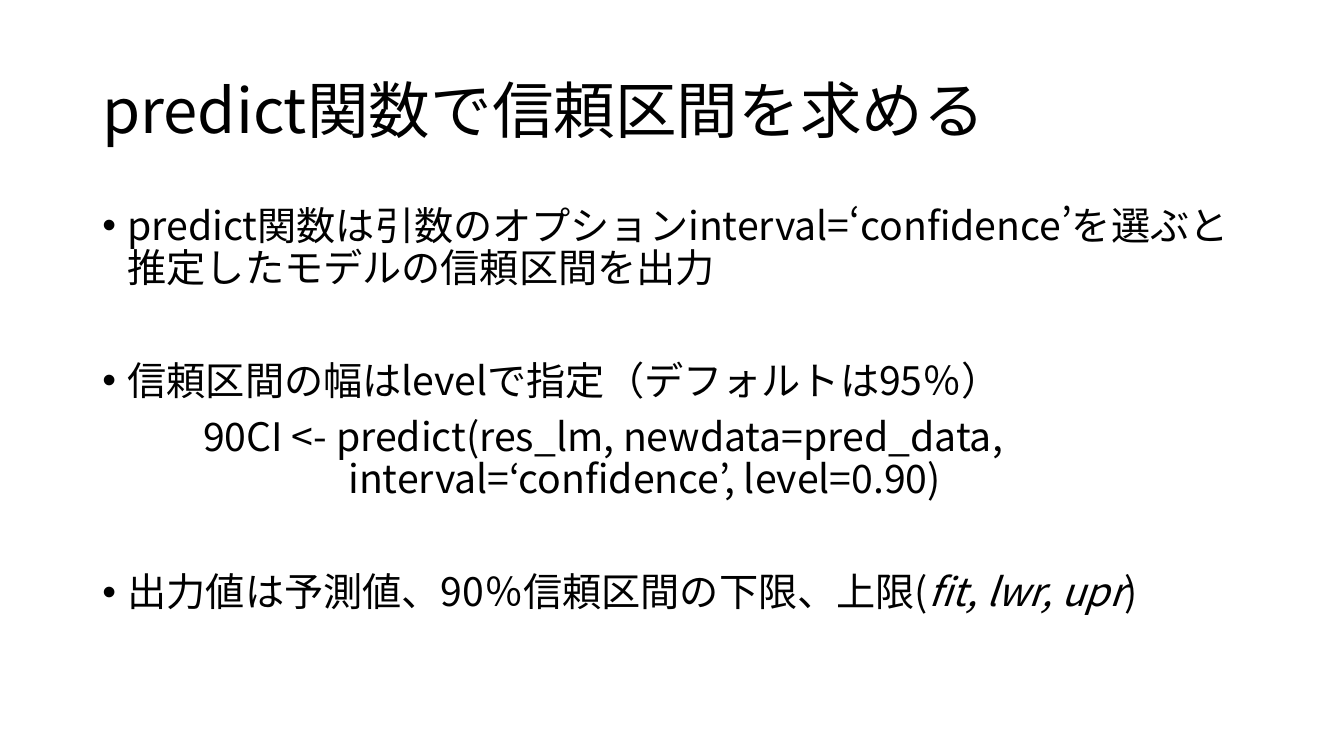
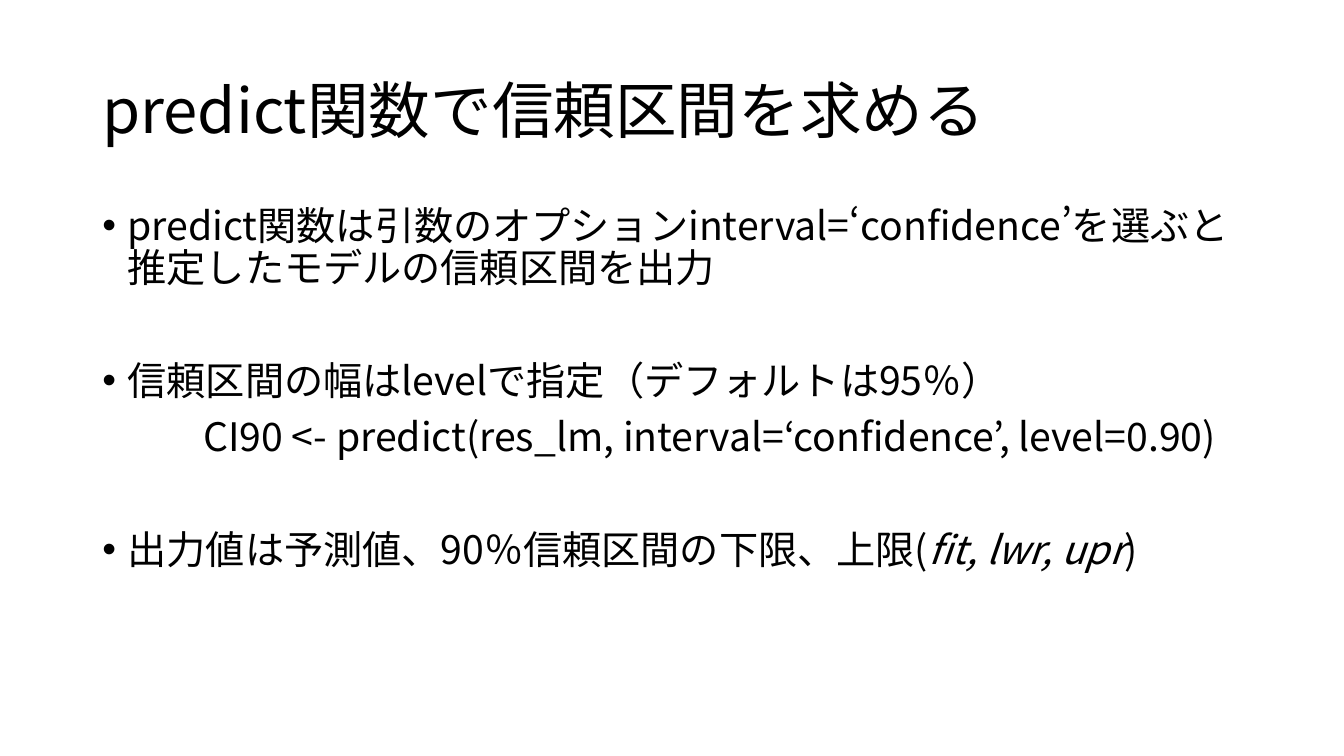
Before and after one commit to KoHMB/Shigen_kensyu_FRA, a slide deck: slide 8 of R/スライド/第23回.pptx. Drawn at 1344x756 pixels with LibreOffice and Linux fonts; fonts in the diff are those of the drawing. Boxes give left, top, right and bottom in pixels: in the first picture for what was removed or moved away, otherwise in the second. Text is boxed around its words. In the diff, an @@ line names an element or a change of style, - is before the commit and + after.

```diff
--- a/R/スライド/第23回.pptx
+++ b/R/スライド/第23回.pptx
@@ text at <box>203,419,1216,460</box>: text changed @@
-90CI <- predict(res_lm, newdata=pred_data, interval=‘confidence’, level=0.90)
+CI90 <- predict(res_lm, interval=‘confidence’, level=0.90)
```
Also in this commit, not shown: 1 slide added, 12 other files.
